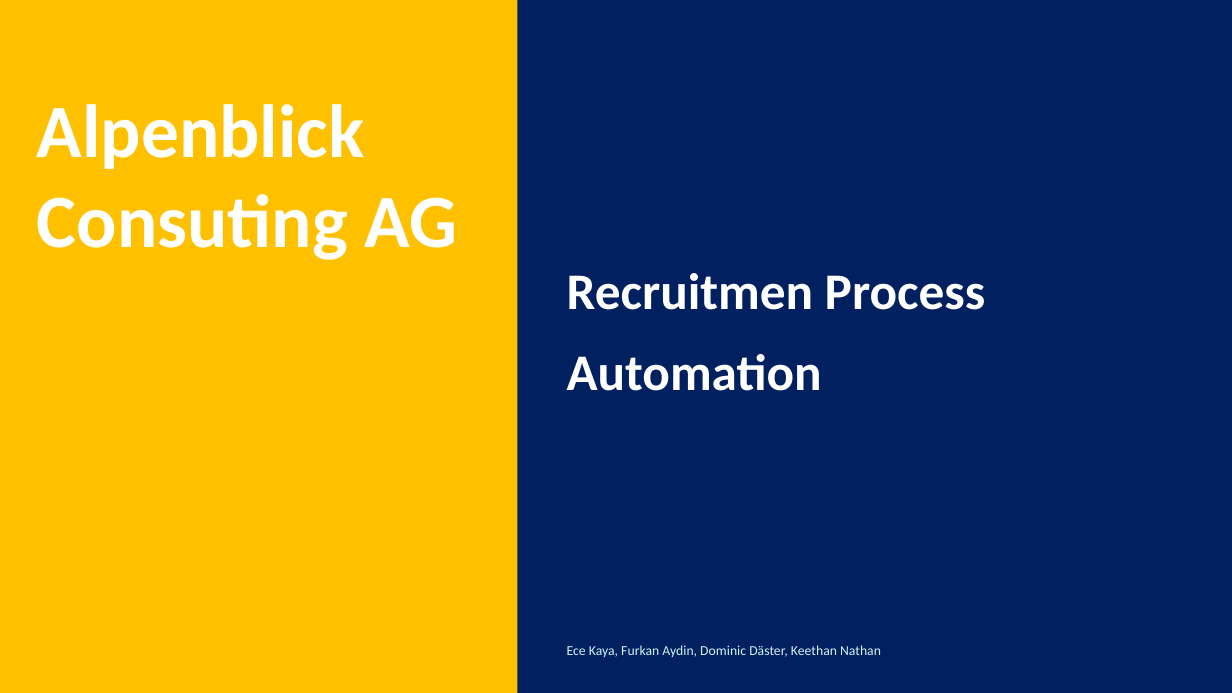
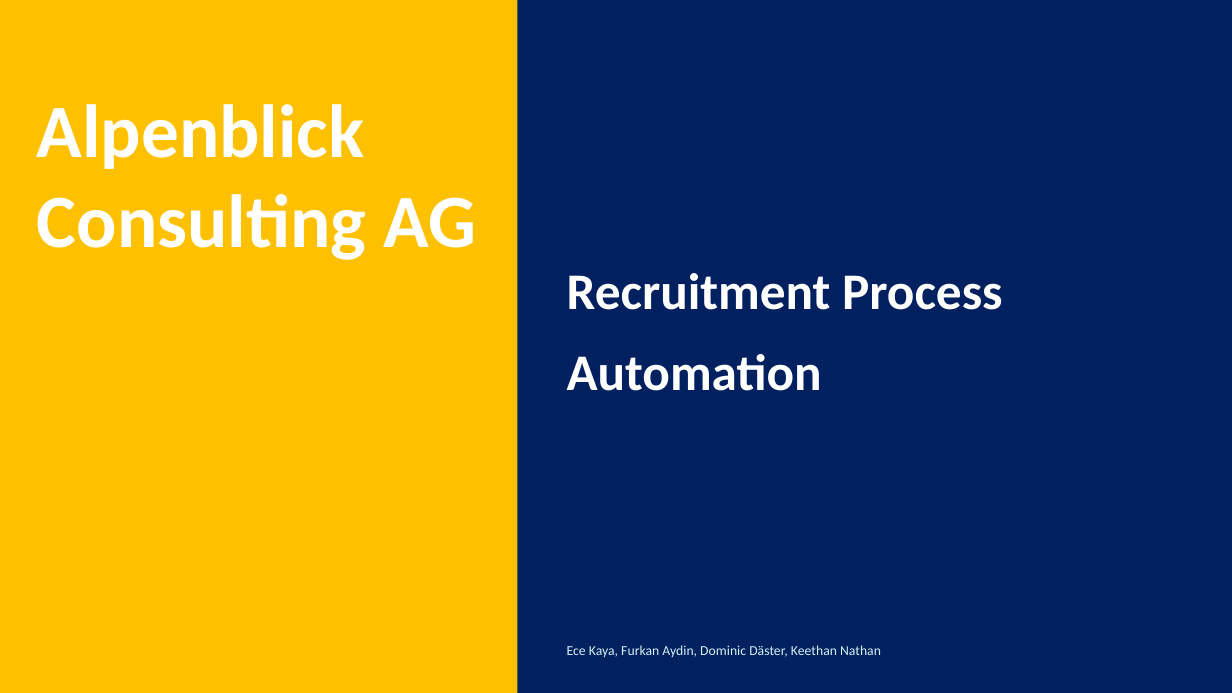
Before and after one commit to DigiBP/26SS_Tierpark_Goldau, a slide deck: slide 1 of Presentation.pptx. Drawn at 1232x693 pixels with LibreOffice and Linux fonts; fonts in the diff are those of the drawing. Boxes give left, top, right and bottom in pixels: in the first picture for what was removed or moved away, otherwise in the second. Text is boxed around its words. In the diff, an @@ line names an element or a change of style, - is before the commit and + after.

```diff
--- a/Presentation.pptx
+++ b/Presentation.pptx
@@ text at (x1=37, y1=104, x2=476, y2=260): text changed @@
-Alpenblick Consuting AG
+Alpenblick Consulting AG
@@ text at (x1=567, y1=273, x2=1003, y2=391): text changed @@
-Recruitmen Process Automation
+Recruitment Process Automation
```
